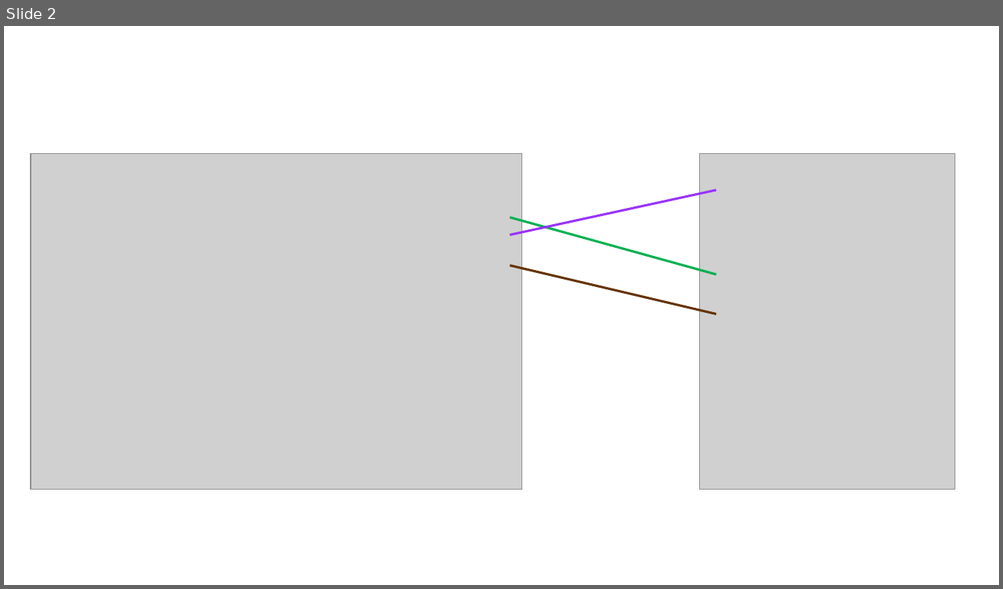
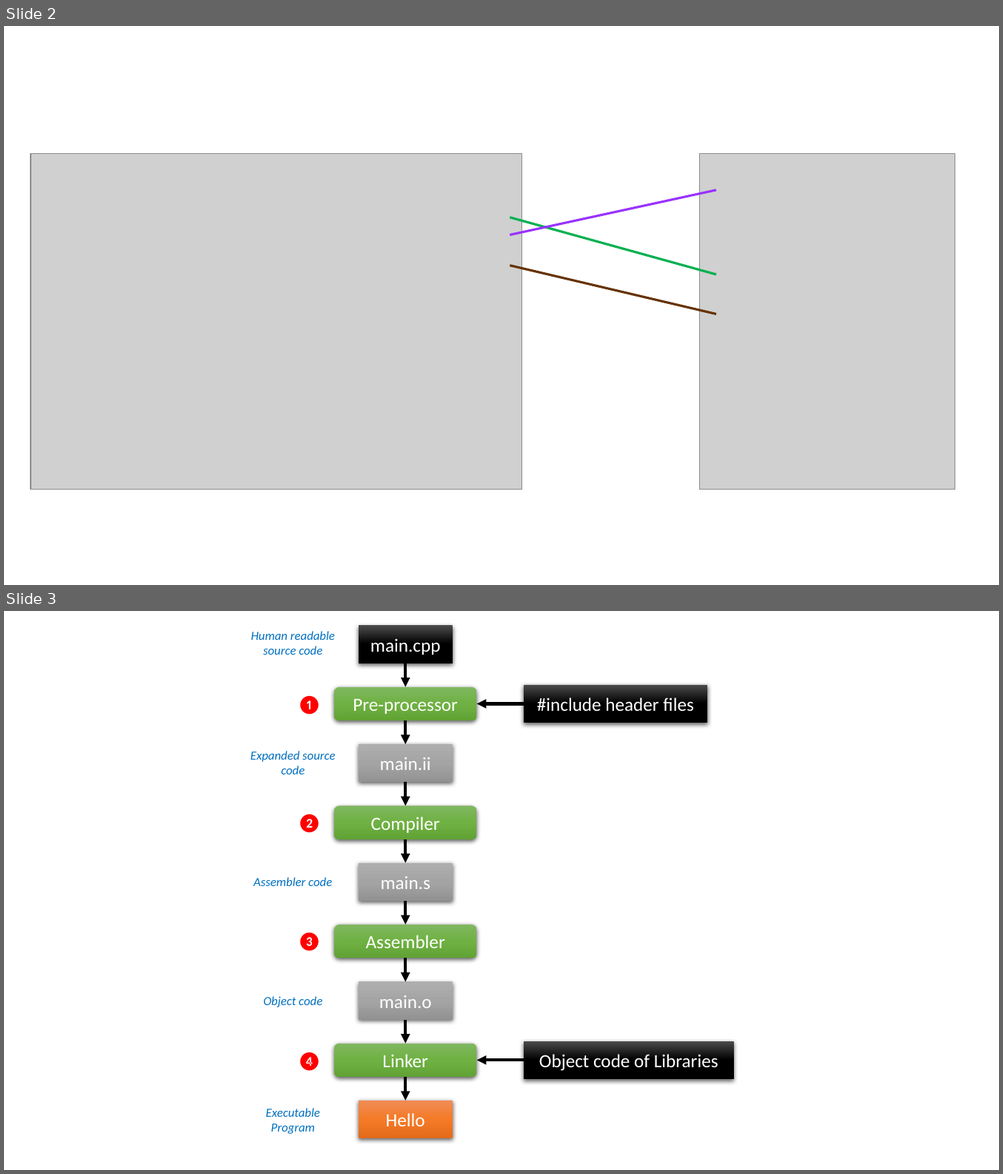
Before and after one commit to BioBoost/embedded_systems_tools_and_scripts, a slide deck: images/images.pptx. Shown one above the other, each under a label of ours: slide 2 before the commit, slides 2 and 3 after it. The pictures are 1003x589 and 1003x1174 pixels, drawn with LibreOffice and Linux fonts; fonts in the diff are those of the drawing; grey boxes stand for pictures. Boxes give left, top, right and bottom in pixels: in the first picture for what was removed or moved away, otherwise in the second. Text is boxed around its words. In the diff, an @@ line names an element or a change of style, - is before the commit and + after.

Commit message:
Start of compilation process

```diff
--- a/images/images.pptx
+++ b/images/images.pptx
@@ slide 3 added at <box>4,611,999,1170</box>, background #FFFFFF @@
@@ group added at <box>250,625,734,1139</box>: 10 arrows, 9 texts, 7 rectangles, 4 rounded rectangles @@
+Pre-processor
+main.cpp
+#include header files
+Human readable source code
+Expanded source code
+main.ii
+Compiler
+main.s
+Assembler code
+Assembler
+main.o
+Object code
+Linker
+Hello
+Executable Program
+Object code of Libraries
+❹
+❸
+❷
+❶
```
Also in this commit, not shown: 5 other files.
